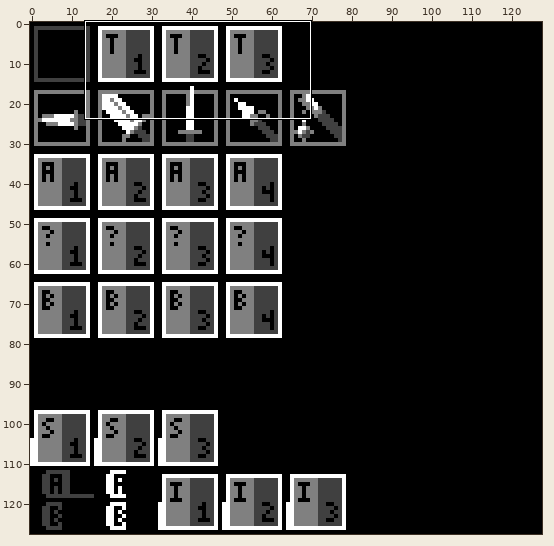
File history of a pixel-art file, art/raw_chr/items.aseprite. Above: a wide view before the commit, with the close-up outlined.
Close-up. Before the commit:
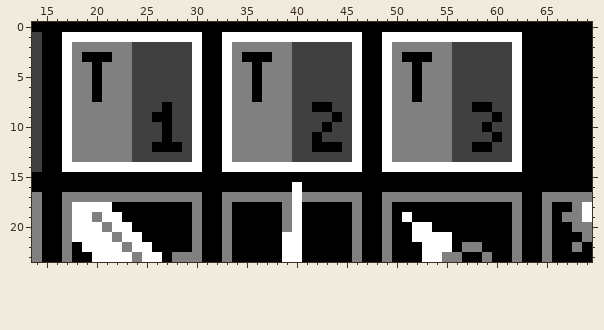
128x128 pixels, 1 frame. Shown: x 14..69, y 0..23.
The same view after the edit:
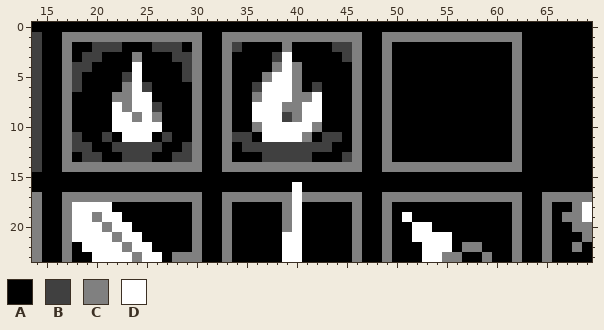
Palette (. is transparent): A #000000  B #404040  C #808080  D #ffffff
From the commit log: Add icons for two different kinds of torch
Changes in this commit:
--- layer "Background"
@@ x 14..69 @@
  0 AAAAAAAAAAAAAAAAAAAAAAAAAAAAAAAAAAAAAAAAAAAAAAAAAAAAAAAA
- 1 BAADDDDDDDDDDDDDDAADDDDDDDDDDDDDDAADDDDDDDDDDDDDDAAAAAAA
- 2 BAADCCCCCCBBBBBBDAADCCCCCCBBBBBBDAADCCCCCCBBBBBBDAAAAAAA
- 3 BAADCAAACCBBBBBBDAADCAAACCBBBBBBDAADCAAACCBBBBBBDAAAAAAA
- 4 BAADCCACCCBBBBBBDAADCCACCCBBBBBBDAADCCACCCBBBBBBDAAAAAAA
- 5 BAADCCACCCBBBBBBDAADCCACCCBBBBBBDAADCCACCCBBBBBBDAAAAAAA
- 6 BAADCCACCCBBBBBBDAADCCACCCBBBBBBDAADCCACCCBBBBBBDAAAAAAA
- 7 BAADCCACCCBBBBBBDAADCCACCCBBBBBBDAADCCACCCBBBBBBDAAAAAAA
- 8 BAADCCCCCCBBBABBDAADCCCCCCBBAABBDAADCCCCCCBBAABBDAAAAAAA
- 9 BAADCCCCCCBBAABBDAADCCCCCCBBBBABDAADCCCCCCBBBBABDAAAAAAA
-10 BAADCCCCCCBBBABBDAADCCCCCCBBBABBDAADCCCCCCBBBABBDAAAAAAA
-11 BAADCCCCCCBBBABBDAADCCCCCCBBABBBDAADCCCCCCBBBBABDAAAAAAA
-12 BAADCCCCCCBBAAABDAADCCCCCCBBAAABDAADCCCCCCBBAABBDAAAAAAA
-13 BAADCCCCCCBBBBBBDAADCCCCCCBBBBBBDAADCCCCCCBBBBBBDAAAAAAA
-14 BAADDDDDDDDDDDDDDAADDDDDDDDDDDDDDAADDDDDDDDDDDDDDAAAAAAA
+ 1 BAACCCCCCCCCCCCCCAACCCCCCCCCCCCCCAACCCCCCCCCCCCCCAAAAAAA
+ 2 BAACAABBBAAABBBACAACBAAAACAAAABBCAACAAAAAAAAAAAACAAAAAAA
+ 3 BAACABBAAACAAABBCAACAAAABDAAAAABCAACAAAAAAAAAAAACAAAAAAA
+ 4 BAACBBAAAADAAAABCAACAAAACDCAAAAACAACAAAAAAAAAAAACAAAAAAA
+ 5 BAACBAAAABDAAAABCAACAAACDDCAAAAACAACAAAAAAAAAAAACAAAAAAA
+ 6 BAACBAAAACDBAAAACAACAABDDDCABAAACAACAAAAAAAAAAAACAAAAAAA
+ 7 BAACAAAACCDDAAAACAACAACDDDCCDAAACAACAAAAAAAAAAAACAAAAAAA
+ 8 BAACAAAADCDDBAAACAACAADDDCCDDAAACAACAAAAAAAAAAAACAAAAAAA
+ 9 BAACAAAADDCDCAAACAACAADDDBCDDAAACAACAAAAAAAAAAAACAAAAAAA
+10 BAACAAAADDDDDAAACAACAACDDDDDCAAACAACAAAAAAAAAAAACAAAAAAA
+11 BAACBAABADDDABAACAACBBADDDDCABBACAACAAAAAAAAAAAACAAAAAAA
+12 BAACBBAABBBBBAABCAACABBBBBBBBBAACAACAAAAAAAAAAAACAAAAAAA
+13 BAACABBAABBBAABBCAACAAABBBBBAAABCAACAAAAAAAAAAAACAAAAAAA
+14 BAACCCCCCCCCCCCCCAACCCCCCCCCCCCCCAACCCCCCCCCCCCCCAAAAAAA
 15 AAAAAAAAAAAAAAAAAAAAAAAAAAAAAAAAAAAAAAAAAAAAAAAAAAAAAAAA
Pixel boxes of the changes (left, top, right, bottom) in both close-ups:
changed: (62, 32, 522, 172)
